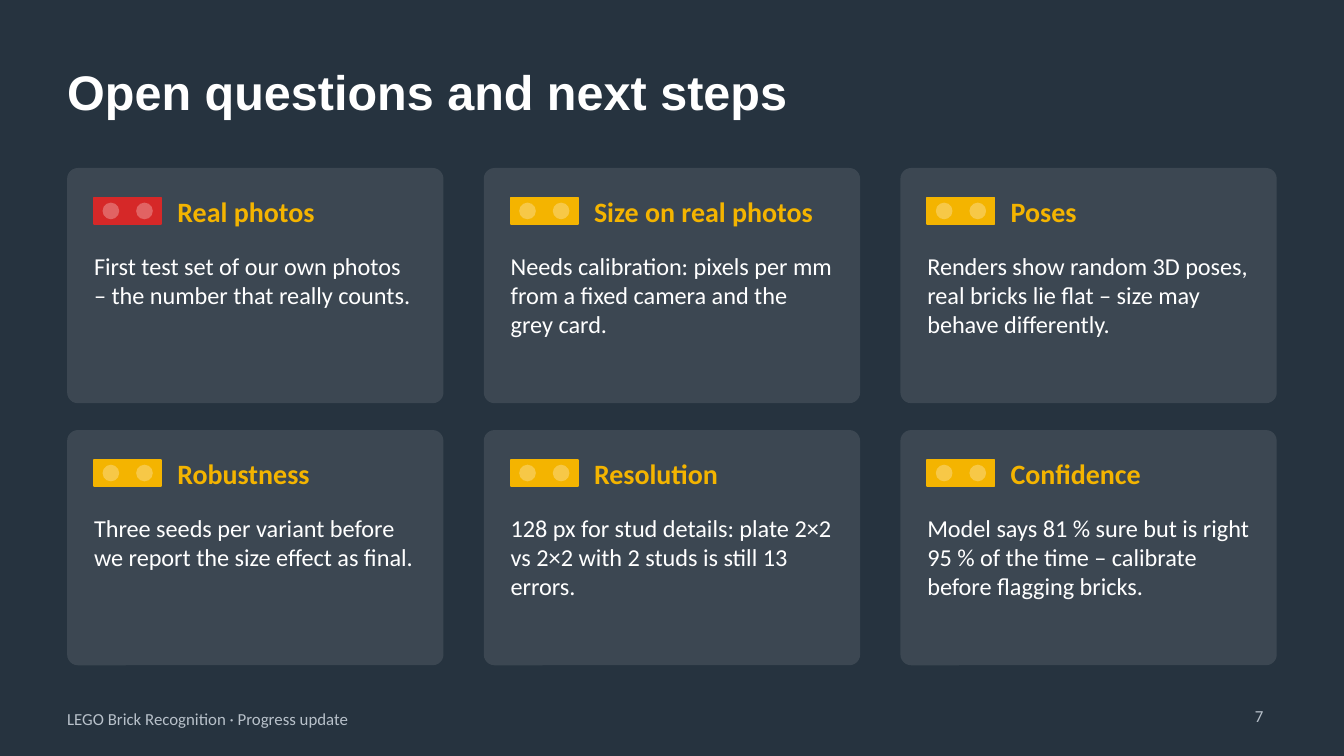
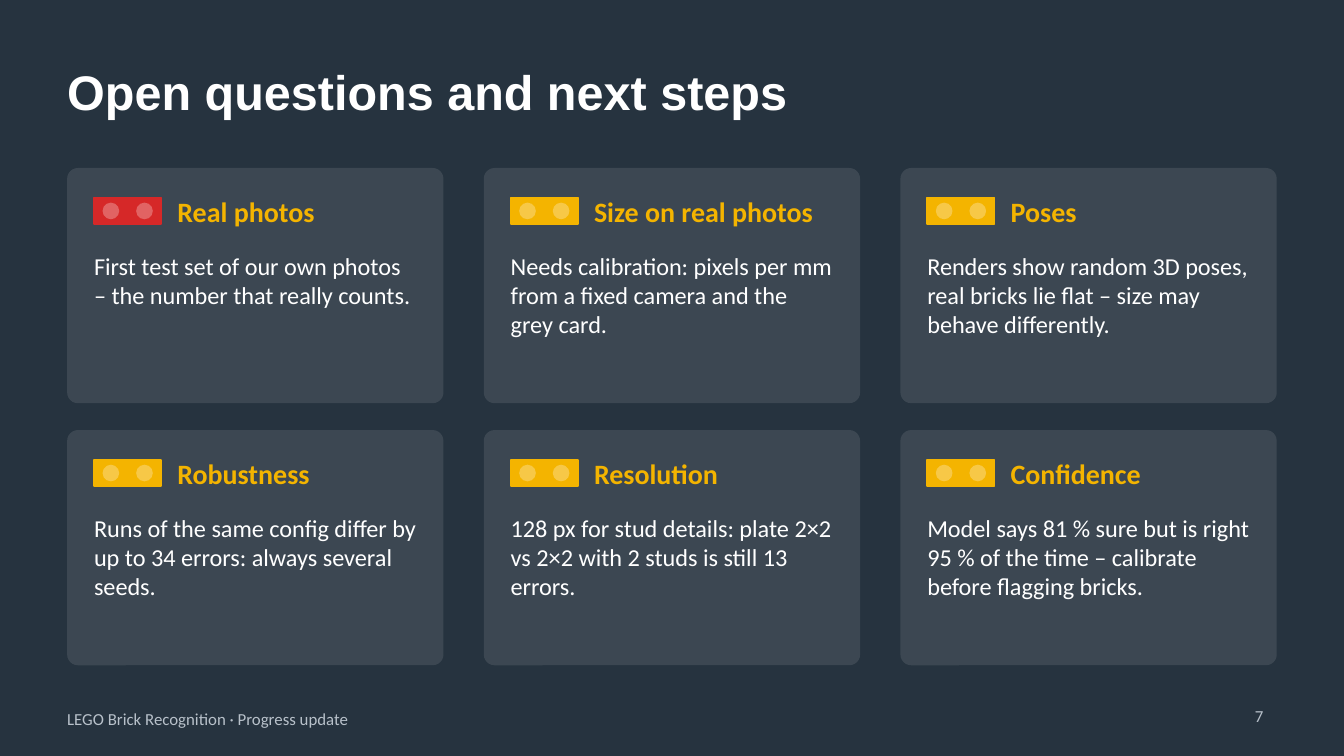
Before and after one commit to BluePineappleCake/lego-recognition-fhdo, a slide deck: slide 7 of docs/presentations/2026-10-23_progress_shape_v0.pptx. Drawn at 1344x756 pixels with LibreOffice and Linux fonts; fonts in the diff are those of the drawing. Boxes give left, top, right and bottom in pixels: in the first picture for what was removed or moved away, otherwise in the second. Text is boxed around its words. In the diff, an @@ line names an element or a change of style, - is before the commit and + after.

```diff
--- a/docs/presentations/2026-10-23_progress_shape_v0.pptx
+++ b/docs/presentations/2026-10-23_progress_shape_v0.pptx
@@ text at box(94, 520, 416, 595): text changed @@
-Three seeds per variant before we report the size effect as final.
+Runs of the same config differ by up to 34 errors: always several seeds.
```
Also in this commit, not shown: 2 other slides changed, 1 other file.
